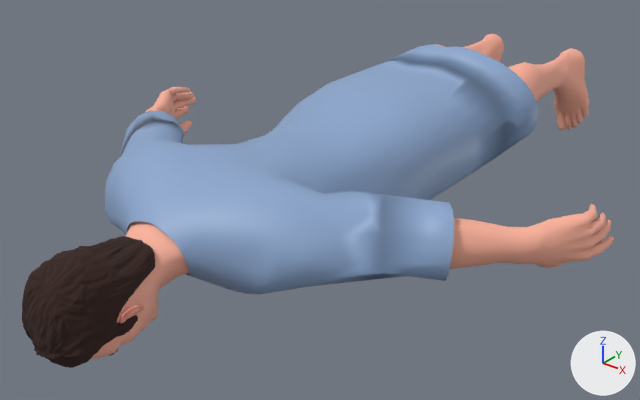
Two versions of the FBX model ProjetoAsylum/Assets/Players/MaleJump.fbx, one commit apart.
Before and after are seen from a 50 mm camera at (5.63, -12.28, 4.26) aimed at (-0.23, -4.96, -0.28). Every picture has the same lights, and +X, +Y and +Z are marked at lower right. Where no turn or scale is listed for an object, it has been applied to the vertices.

The scene before the commit, as lines of its bpy script (objects in view):
```python
mat_cor_roupa = principled_material('Cor Roupa')
mat_cor_roupa.base_color = (0.27, 0.397, 0.631)  # blue #8ea9d0
me_bsurfacemesh_002 = bpy.data.meshes.new('BSurfaceMesh.002')
me_bsurfacemesh_002.from_pydata(...)  # 4320 vertices, 6668 faces; spans x -3.06..3.06, y -3.98..4.92, z -0.69..0.8
me_bsurfacemesh_002.materials.append(mat_pele_personagem_homem)
me_plane_005 = bpy.data.meshes.new('Plane.005')
me_plane_005.from_pydata(...)  # 484 vertices, 689 faces; spans x -2.23..2.23, y -2.26..3.36, z -0.73..0.75
me_plane_005.materials.append(mat_cor_roupa)  # blue #8ea9d0
me_sphere_004 = bpy.data.meshes.new('Sphere.004')
me_sphere_004.from_pydata(...)  # 3156 vertices, 6215 faces; spans x -0.417..0.381, y -0.438..0.698, z -0.45..0.507
me_sphere_004.materials.append(mat_cor_sombrancelha_e_cabelo)  # brown #351f1a
ob_cabelo_002 = bpy.data.objects.new('Cabelo.002', me_sphere_004)
ob_cabelo_002.location = (0.007, -8.535, 0.125)
ob_corpo_002 = bpy.data.objects.new('Corpo.002', me_bsurfacemesh_002)
ob_corpo_002.location = (0.0, -4.946, 0.001)
ob_roupa_002 = bpy.data.objects.new('Roupa.002', me_plane_005)
ob_roupa_002.location = (0.0, -5.419, 0.262)
```
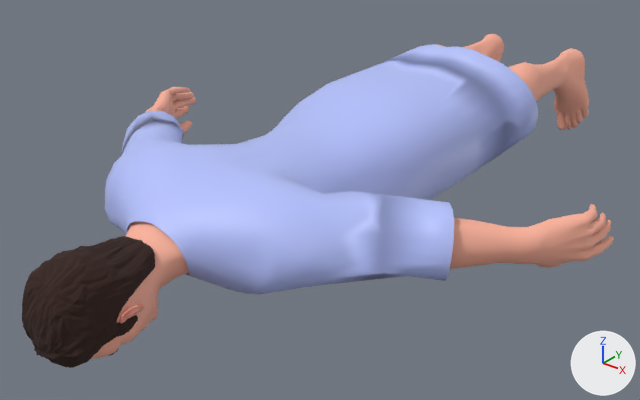
Changed parts and their boxes [x1, y1, x2, y2] in the pictures (640 x 400 px):
'Roupa.002', recoloured: [105, 44, 538, 295] in both

Patch to the scene script:
```diff
--- a/ProjetoAsylum/Assets/Players/MaleJump.fbx.py
+++ b/ProjetoAsylum/Assets/Players/MaleJump.fbx.py
@@ mat_cor_roupa @@
 mat_cor_roupa = principled_material('Cor Roupa')
-mat_cor_roupa.base_color = (0.27, 0.397, 0.631)  # blue #8ea9d0
+mat_cor_roupa.base_color = (0.474, 0.552, 1.0)  # blue #b7c4ff
```
